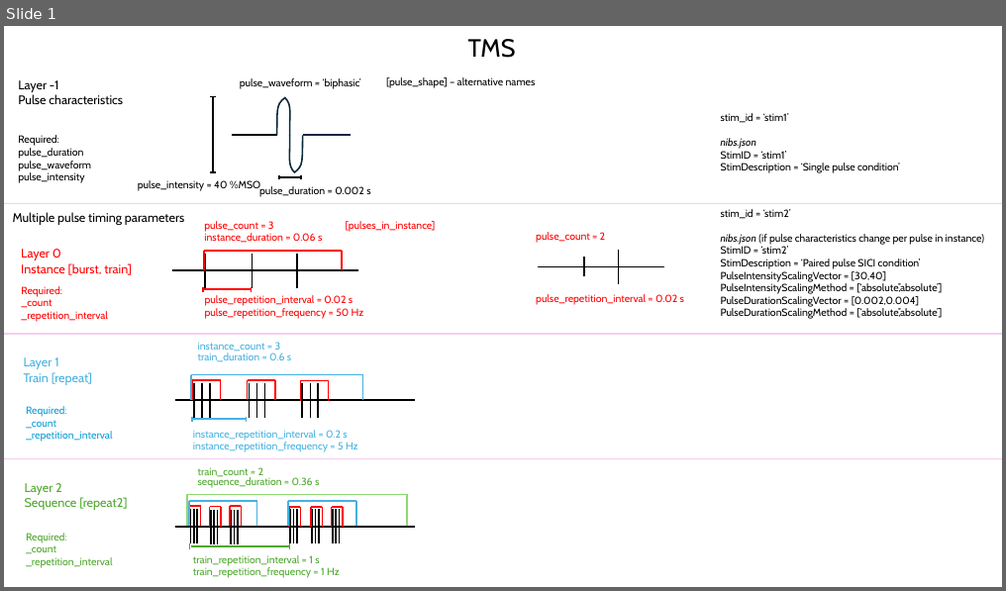
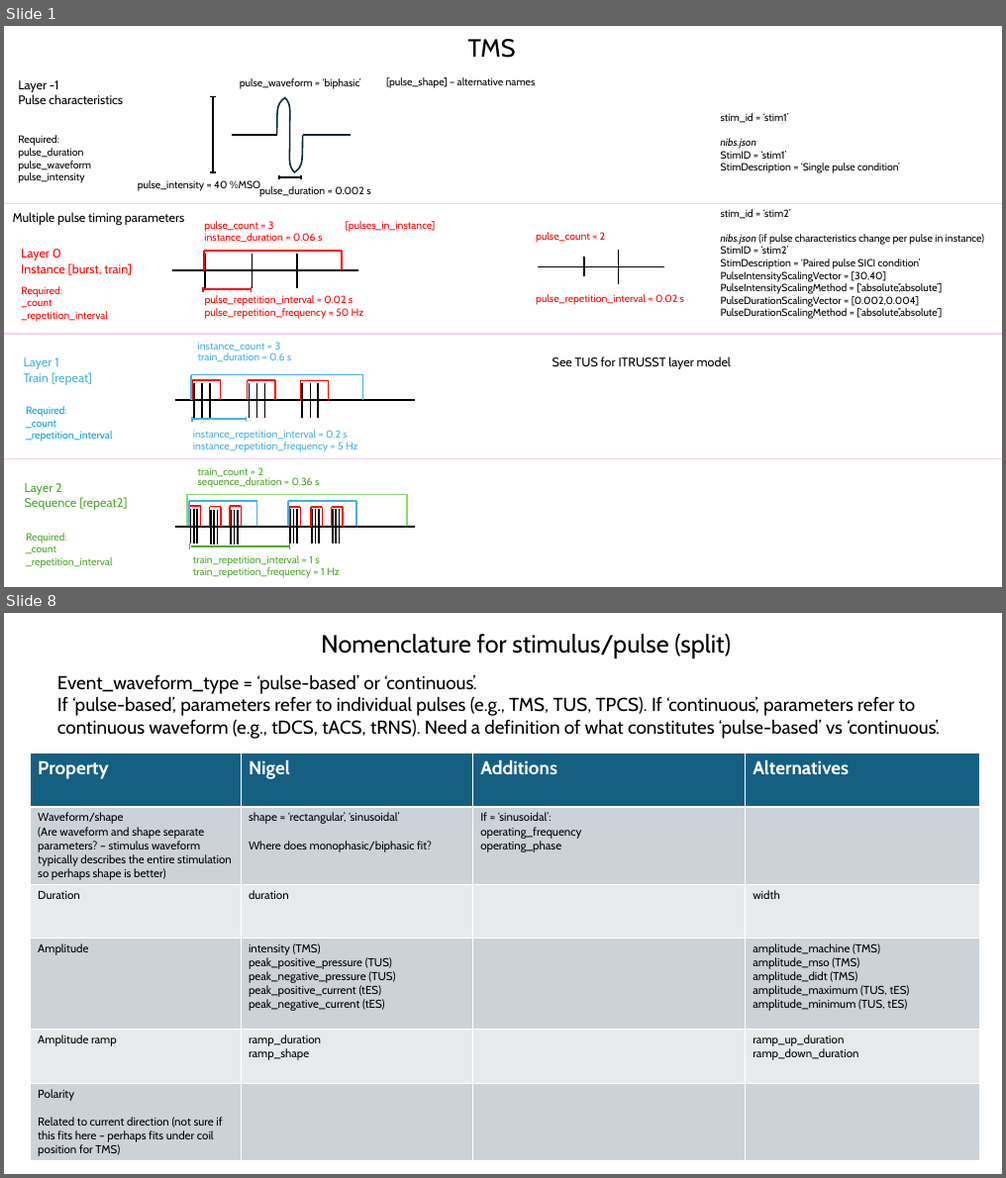
Before and after one commit to nigelrogasch/nibs-bids, a slide deck: parameter-visualisation/parameter_visualisation.pptx. Shown one above the other, each under a label of ours: slide 1 before the commit, slides 1 and 8 after it; the slides between them are not shown. The pictures are 1006x591 and 1006x1178 pixels, drawn with LibreOffice and Linux fonts; fonts in the diff are those of the drawing. Boxes give left, top, right and bottom in pixels: in the first picture for what was removed or moved away, otherwise in the second. Text is boxed around its words. In the diff, an @@ line names an element or a change of style, - is before the commit and + after.

```diff
--- a/parameter-visualisation/parameter_visualisation.pptx
+++ b/parameter-visualisation/parameter_visualisation.pptx
@@ slide 8 added at (4,613,1002,1174), background #FFFFFF @@
@@ text added at (321,634,731,659), 24 pt, text #000000 @@
+Nomenclature for stimulus/pulse (split)
@@ text added at (57,674,940,739), 18 pt, text #000000 @@
+Event_waveform_type = ‘pulse-based’ or ‘continuous’.
+If ‘pulse-based’, parameters refer to individual pulses (e.g., TMS, TUS, TPCS). If ‘continuous’, parameters refer to continuous waveform (e.g., tDCS, tACS, tRNS). Need a definition of what constitutes ‘pulse-based’ vs ‘continuous’.
@@ table added at (30,753,979,1160), 6 rows, 4 columns @@
+Property | Nigel | Additions | Alternatives
+Waveform/shape / (Are waveform and shape separate parameters? – stimulus waveform typically describes the entire stimulation so perhaps shape is better) | shape = ‘rectangular’, ‘sinusoidal’ / Where does monophasic/biphasic fit? | If = ‘sinusoidal’: / operating_frequency / operating_phase | 
+Duration | duration |  | width
+Amplitude | intensity (TMS) / peak_positive_pressure (TUS) / peak_negative_pressure (TUS) / peak_positive_current (tES) / peak_negative_current (tES) |  | amplitude_machine (TMS) / amplitude_mso (TMS) / amplitude_didt (TMS) / amplitude_maximum (TUS, tES) / amplitude_minimum (TUS, tES)
+Amplitude ramp | ramp_duration / ramp_shape |  | ramp_up_duration / ramp_down_duration
+Polarity / Related to current direction (not sure if this fits here – perhaps fits under coil position for TMS) |  |  | 
@@ slide 1 changed as well @@
@@ text added at (552,357,731,370), 12 pt, text #000000 @@
+See TUS for ITRUSST layer model
```
Also in this commit, not shown: 1 other slide changed, 4 other slides added, 2 other files.
